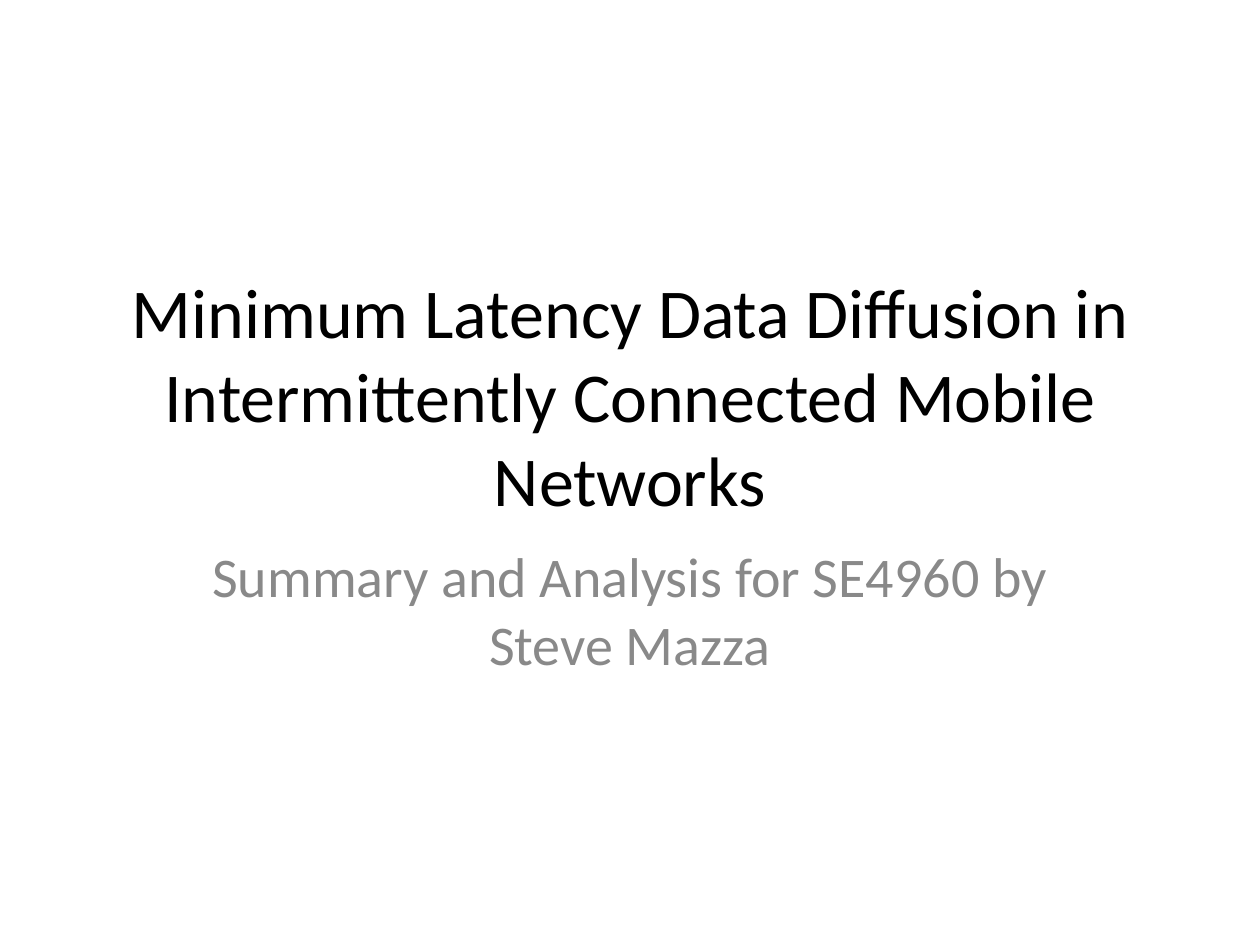
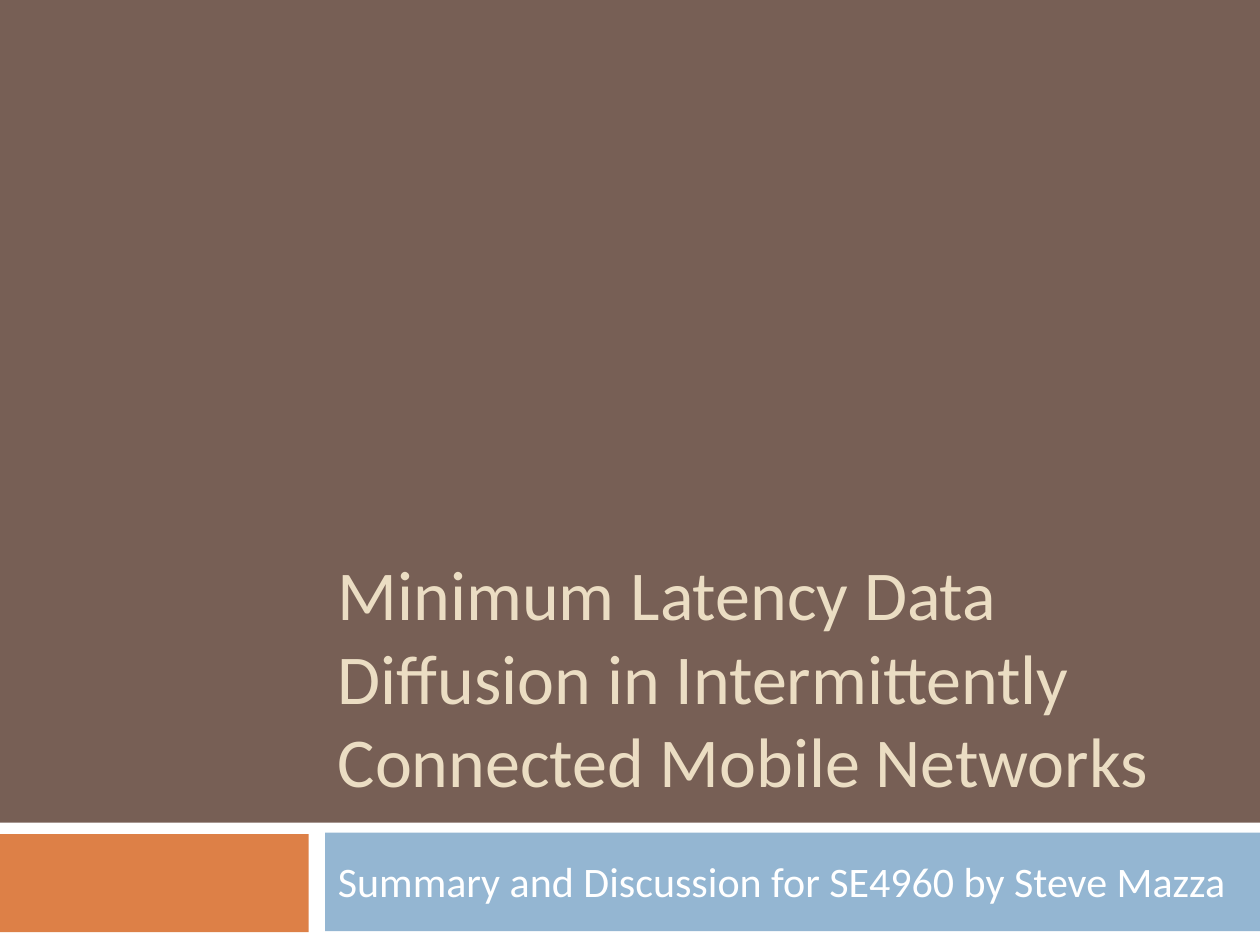
Before and after one commit to mazzas/School, a slide deck: slide 1 of SE4960/Journal Club/Minimum Latency Data Diffusion in Intermittently Connected Mobile.ppt. Drawn at 1260x945 pixels with LibreOffice and Linux fonts; fonts in the diff are those of the drawing. Boxes give left, top, right and bottom in pixels: in the first picture for what was removed or moved away, otherwise in the second. Text is boxed around its words. In the diff, an @@ line names an element or a change of style, - is before the commit and + after.

```diff
--- a/SE4960/Journal Club/Minimum Latency Data Diffusion in Intermittently Connected Mobile.ppt
+++ b/SE4960/Journal Club/Minimum Latency Data Diffusion in Intermittently Connected Mobile.ppt
@@ background #FFFFFF to #775F55 @@
@@ title "Minimum Latency Data Diffusion in ...": place and size @@
-title "Minimum Latency Data Diffusion in ..." at bbox=[132, 289, 1128, 507]
+title "Minimum Latency Data Diffusion in ..." at bbox=[338, 572, 1148, 788]
@@ title "Minimum Latency Data Diffusion in ..." at bbox=[338, 572, 1148, 788]: text colour #000000 to #EBDDC3; alignment centre to left; vertical alignment middle to bottom @@
@@ rectangle added at bbox=[0, 823, 1260, 945], fill #FFFFFF @@
@@ rectangle added at bbox=[0, 834, 309, 932], fill #DD8047 @@
@@ subtitle "Summary and Discussion for SE4960 ..." at bbox=[338, 868, 1226, 904]: vertical alignment top to middle @@
@@ rectangle added at bbox=[325, 833, 1260, 931], fill #94B6D2 @@
@@ subtitle at bbox=[338, 868, 1226, 904]: text changed; size 32 to 24 pt; text colour #898989 to #FFFFFF @@
-Summary and Analysis for SE4960 by Steve Mazza
+Summary and Discussion for SE4960 by Steve Mazza
```
Also in this commit, not shown: 31 other slides changed, 5 slides added, 3 slides removed, 3 other files.
